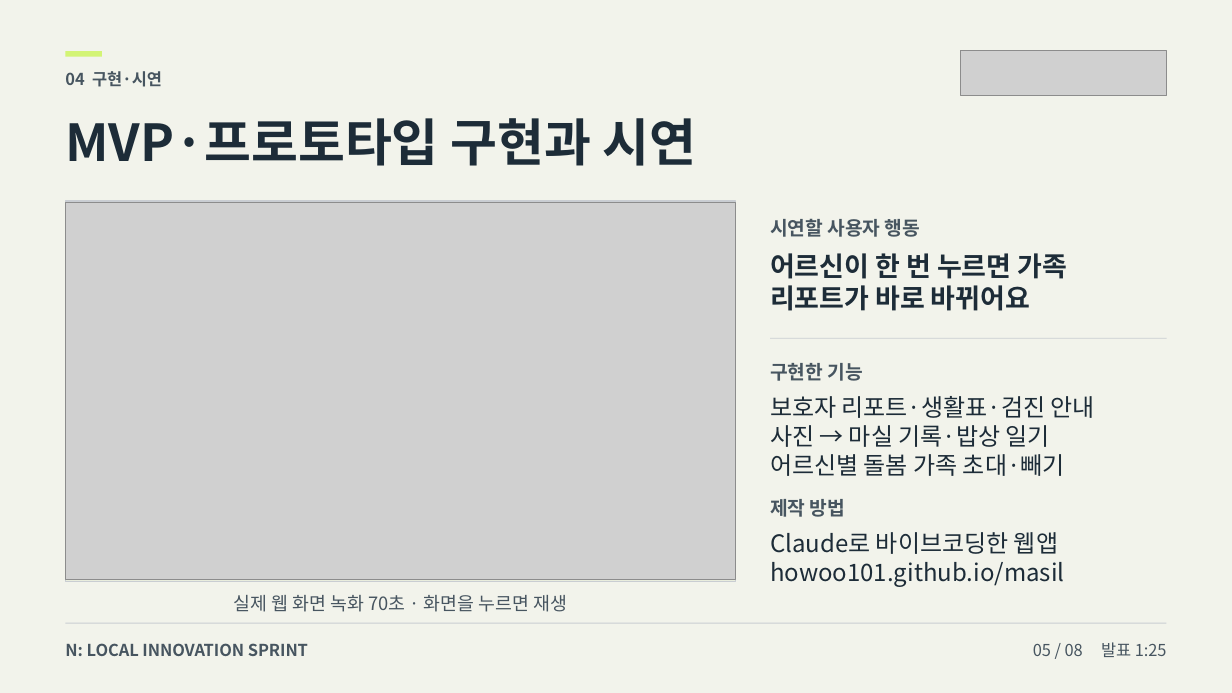
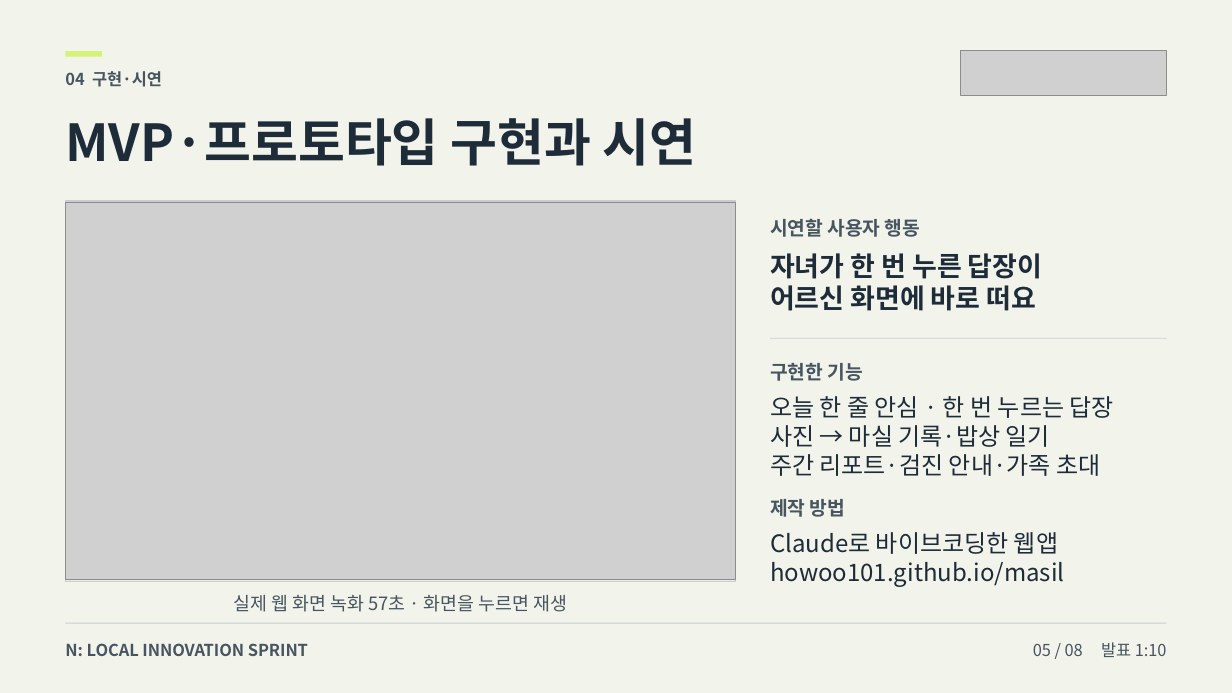
Before and after one commit to howoo101/masil, a slide deck: slide 5 of files/pitch-deck.pptx. Drawn at 1232x693 pixels with LibreOffice and Linux fonts; fonts in the diff are those of the drawing; grey boxes stand for pictures. Boxes give left, top, right and bottom in pixels: in the first picture for what was removed or moved away, otherwise in the second. Text is boxed around its words. In the diff, an @@ line names an element or a change of style, - is before the commit and + after.

```diff
--- a/files/pitch-deck.pptx
+++ b/files/pitch-deck.pptx
@@ text at [770, 253, 1042, 311]: text changed @@
-어르신이 한 번 누르면 가족
-리포트가 바로 바뀌어요
+자녀가 한 번 누른 답장이
+어르신 화면에 바로 떠요
@@ text at [770, 396, 1114, 418]: text changed @@
-보호자 리포트·생활표·검진 안내
+오늘 한 줄 안심 · 한 번 누르는 답장
@@ text at [770, 454, 1100, 476]: text changed @@
-어르신별 돌봄 가족 초대·빼기
+주간 리포트·검진 안내·가족 초대
@@ text at [234, 595, 567, 612]: text changed @@
-실제 웹 화면 녹화 70초 · 화면을 누르면 재생
+실제 웹 화면 녹화 57초 · 화면을 누르면 재생
@@ text at [1033, 642, 1167, 657]: text changed @@
-05 / 08 발표 1:25
+05 / 08 발표 1:10
```
Also in this commit, not shown: 7 other slides changed, 5 other files.
